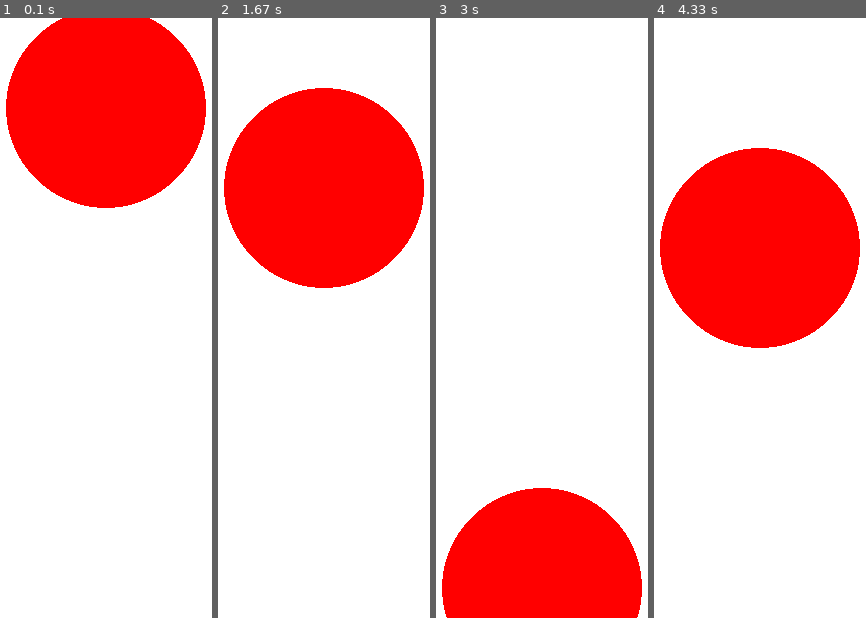
Above: before the commit, frames 1-4 (left to right).
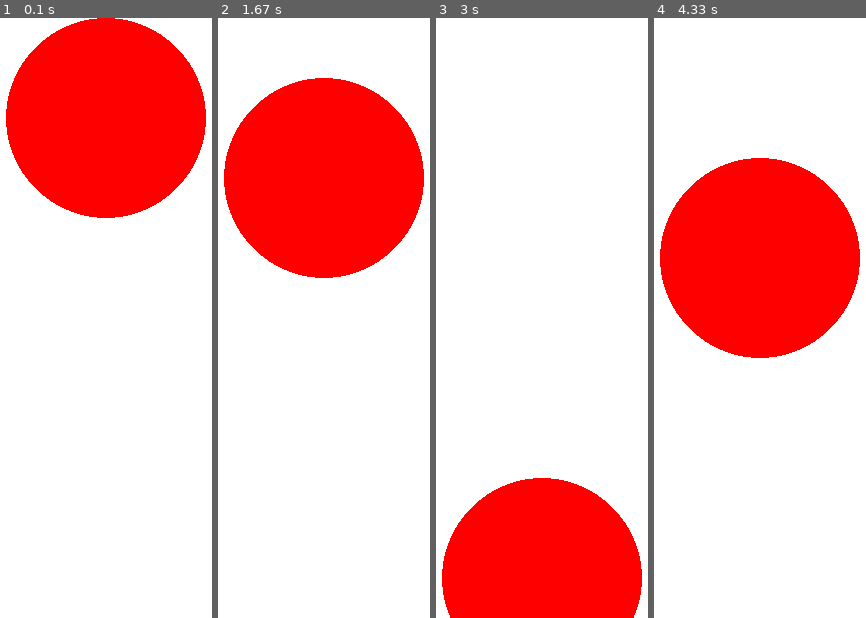
Above: after the commit, the same moments.

Repository: bruce12452002/pygameProject
Game: pygame game, started from 5.animation.py
The game is run twice, just before and just after one commit, with the same random seed, the same clock (stepped at 60 frames per second) and the same inputs.
Inputs:
- Up to frame 1 (0.1 s): no input
- Up to frame 2 (1.67 s): no input
- Up to frame 3 (3 s): no input
- Up to frame 4 (4.33 s): no input

The runs differ from the first frame. In frame 1, 2.7% of the frame differs, in the area x 2-98%, y 0-34%; in frame 2, 3.1%, in the area x 2-98%, y 10-45%; in frame 3, 1.7%; in frame 4, 3.1%.

Commit message:
add mouse and keyboard event

Diff:
--- a/5.animation.py
+++ b/5.animation.py
@@ -8,7 +8,6 @@
 background_color = (255, 255, 255)
 w.fill(background_color)
 pg.display.set_caption("動畫")
-pg.display.flip()
 
 
 def old_ball():
@@ -31,10 +30,7 @@
     old_ball()  # 每次改動就將原本的圖變成和背景色一樣，也就是將圖變不見
     h += step
 
-    if h >= game_height:
-        step *= -1
-
-    if h == 0:
+    if h >= game_height or h == 0:
         step *= -1
 
     new_ball()
--- /dev/null
+++ b/6.mouse_event.py
@@ -0,0 +1,32 @@
+import pygame as pg
+import random
+
+pg.init()
+
+game_width = 800
+game_height = 600
+w = pg.display.set_mode(size=(game_width, game_height))
+pg.display.set_caption("滑鼠事件")
+
+
+def get_random_color():
+    return random.randint(0, 255)
+
+
+while True:
+    for e in pg.event.get():
+        # e.pos 取得坐標
+        if e.type == pg.MOUSEBUTTONUP:
+            print("滑鼠跳起")
+        elif e.type == pg.MOUSEBUTTONDOWN:
+            print("滑鼠按下", e.pos)
+            pg.draw.circle(w, (255, 0, 0), e.pos, 50)
+            pg.display.flip()
+        elif e.type == pg.MOUSEWHEEL:
+            print("滑鼠滾輪")
+        elif e.type == pg.MOUSEMOTION:
+            print("滑鼠移動")
+            pg.draw.circle(w, (get_random_color(), get_random_color(), get_random_color()), e.pos, 50)
+            pg.display.flip()
+        elif e.type == pg.QUIT:
+            exit()
--- /dev/null
+++ b/7.keyboard_event.py
@@ -0,0 +1,43 @@
+import pygame as pg
+
+pg.init()
+
+game_width = 800
+game_height = 600
+w = pg.display.set_mode(size=(game_width, game_height))
+pg.display.set_caption("鍵盤事件")
+font = pg.font.SysFont("Herculanum", 40, bold=False, italic=False)
+word = 0
+line = game_height / 2
+
+while True:
+    for e in pg.event.get():
+        # e.key 取得按下哪個按鍵
+        if e.type == pg.KEYUP:
+            print("鍵盤跳起")
+        elif e.type == pg.KEYDOWN:
+            print("鍵盤按下", e.key)
+
+            try:
+                print("按下的按鍵=", chr(e.key))  # chr 只支援到 0x110000，也就是 1048576，2 ** 20
+                text = font.render(chr(e.key), True, (0, 0, 255))
+
+                # 一次打一個字
+                # w.fill((0, 0, 0))  # 每次清空之前打的字
+                # w.blit(text, (0, game_height / 2))
+
+                # 打多個字，中間換行
+                if word <= game_width / 2:
+                    w.blit(text, (word, line))
+                    word += 25
+                else:
+                    line += 30
+                    word = 0
+                    w.blit(text, (word, line))
+
+                pg.display.flip()
+            except ValueError as e:
+                print(e)
+
+        elif e.type == pg.QUIT:
+            exit()
